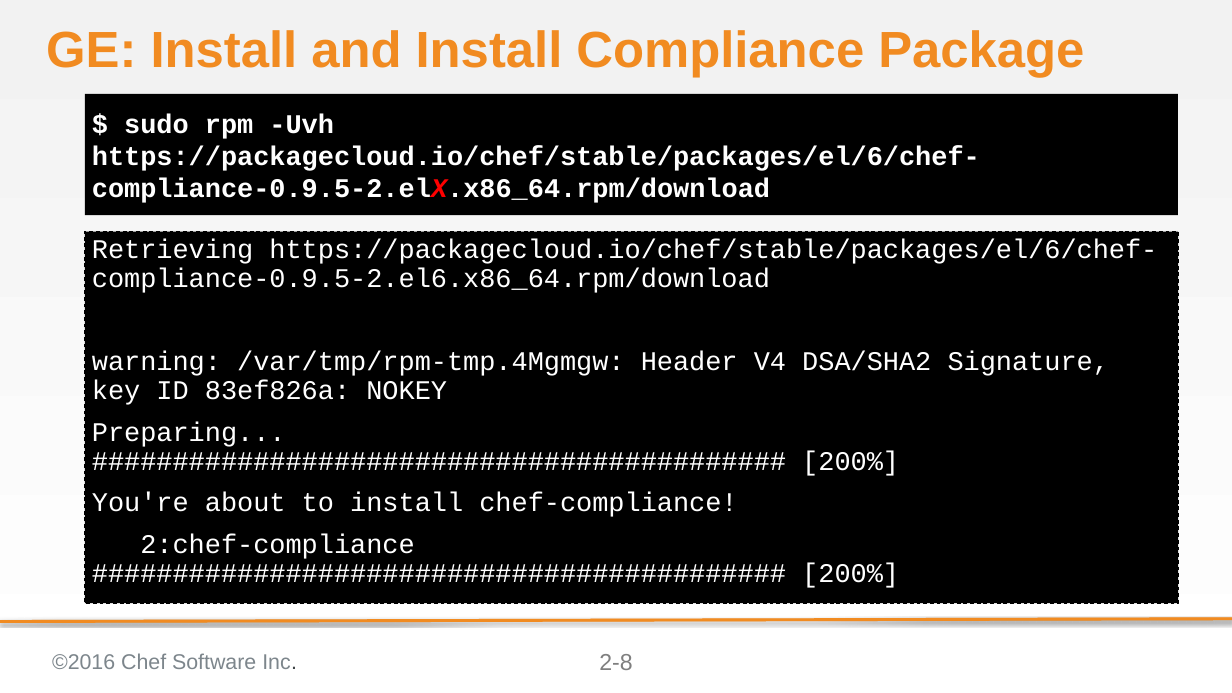
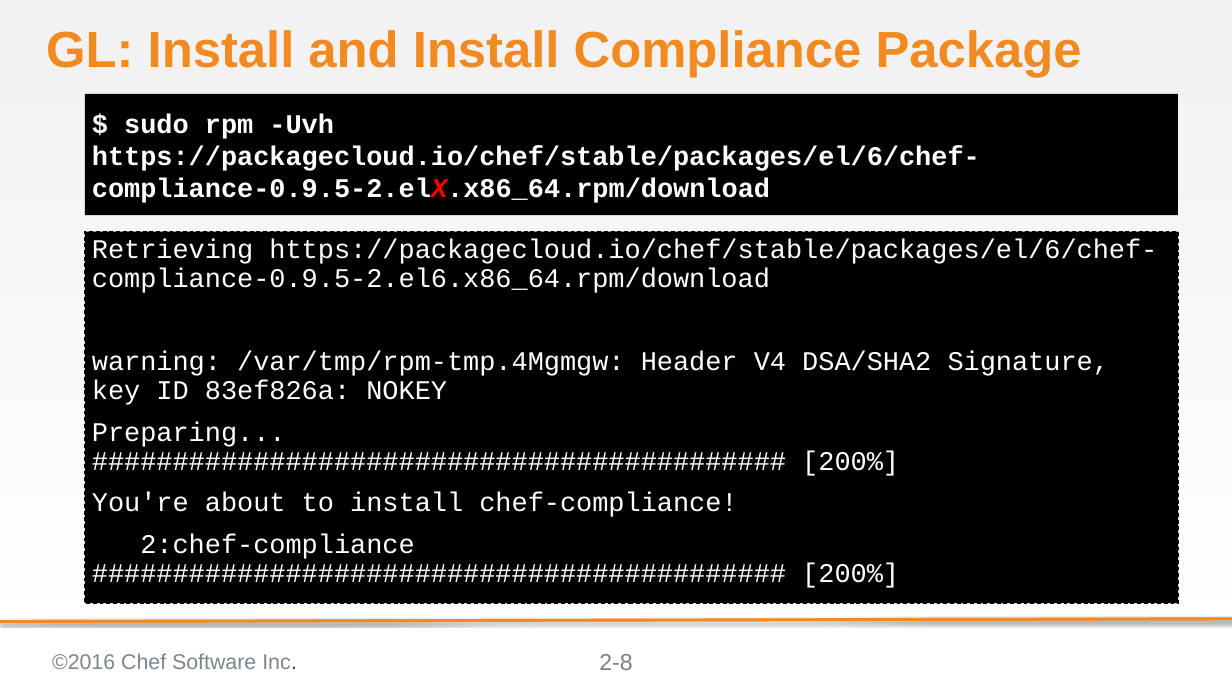
Before and after one commit to bchamby/chef-compliance-installation-configuration-operation, a slide deck: slide 8 of 02-Install.pptx. Drawn at 1232x693 pixels with LibreOffice and Linux fonts; fonts in the diff are those of the drawing; background and template pictures are left out. Boxes give left, top, right and bottom in pixels: in the first picture for what was removed or moved away, otherwise in the second. Text is boxed around its words. In the diff, an @@ line names an element or a change of style, - is before the commit and + after.

```diff
--- a/02-Install.pptx
+++ b/02-Install.pptx
@@ title at [46, 30, 1082, 77]: text changed @@
-GE: Install and Install Compliance Package
+GL: Install and Install Compliance Package
```
Also in this commit, not shown: 9 other slides changed, 2 other files.
